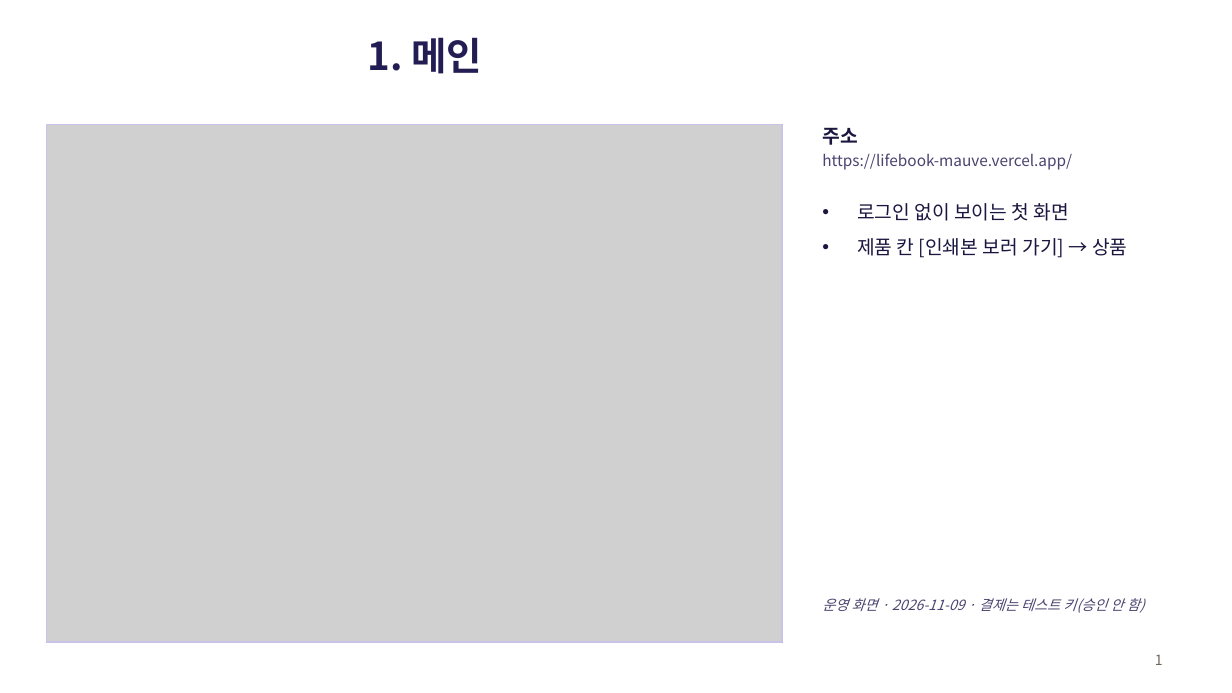
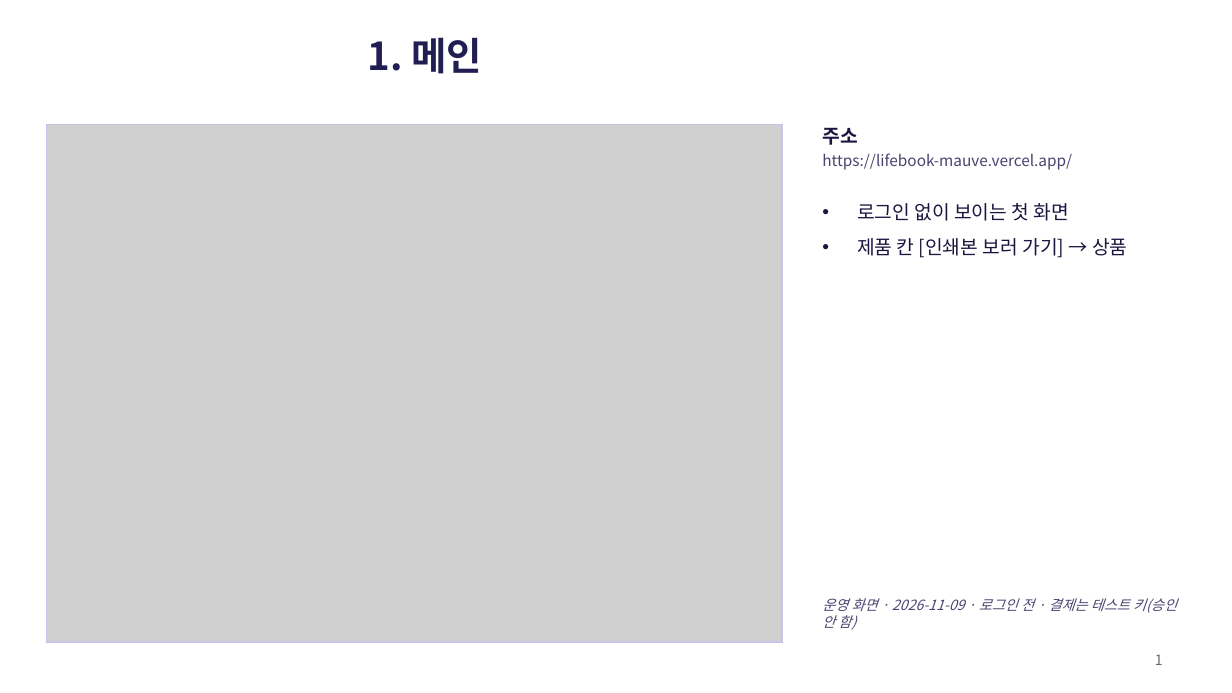
Before and after one commit to sml122900/lifebook, a slide deck: slide 1 of docs/toss/lifebook-결제경로.pptx. Drawn at 1232x693 pixels with LibreOffice and Linux fonts; fonts in the diff are those of the drawing; grey boxes stand for pictures. Boxes give left, top, right and bottom in pixels: in the first picture for what was removed or moved away, otherwise in the second. Text is boxed around its words. In the diff, an @@ line names an element or a change of style, - is before the commit and + after.

```diff
--- a/docs/toss/lifebook-결제경로.pptx
+++ b/docs/toss/lifebook-결제경로.pptx
@@ text at <box>822,598,1177,630</box>: text changed @@
-운영 화면 · 2026-11-09 · 결제는 테스트 키(승인 안 함)
+운영 화면 · 2026-11-09 · 로그인 전 · 결제는 테스트 키(승인 안 함)
```
Also in this commit, not shown: 5 other slides changed, 2 other files.
